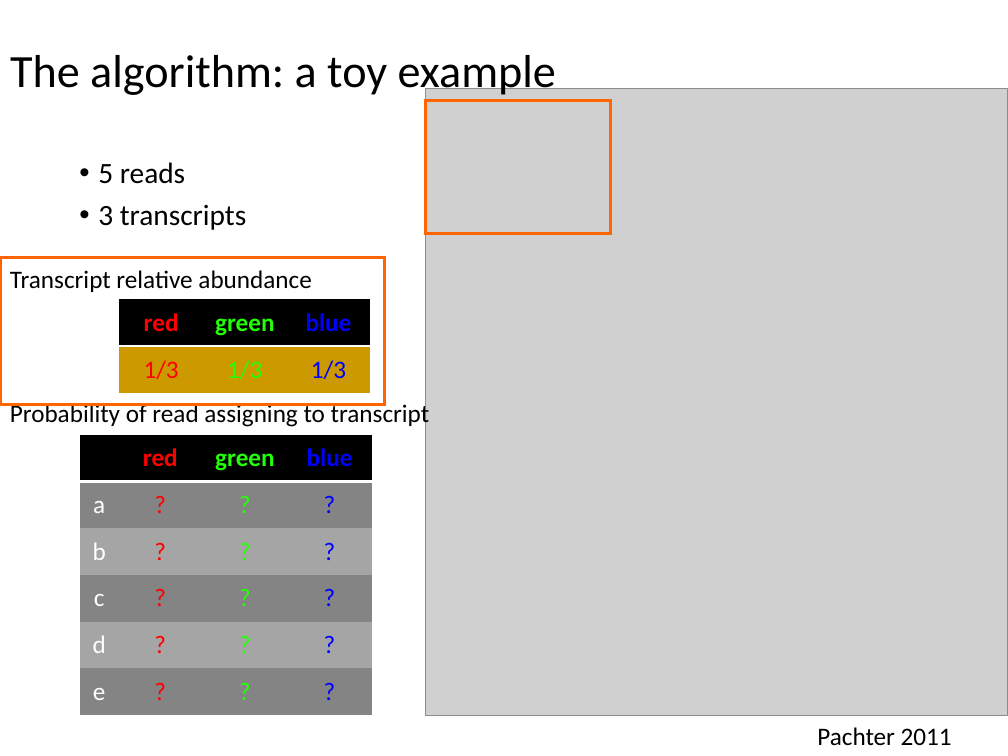
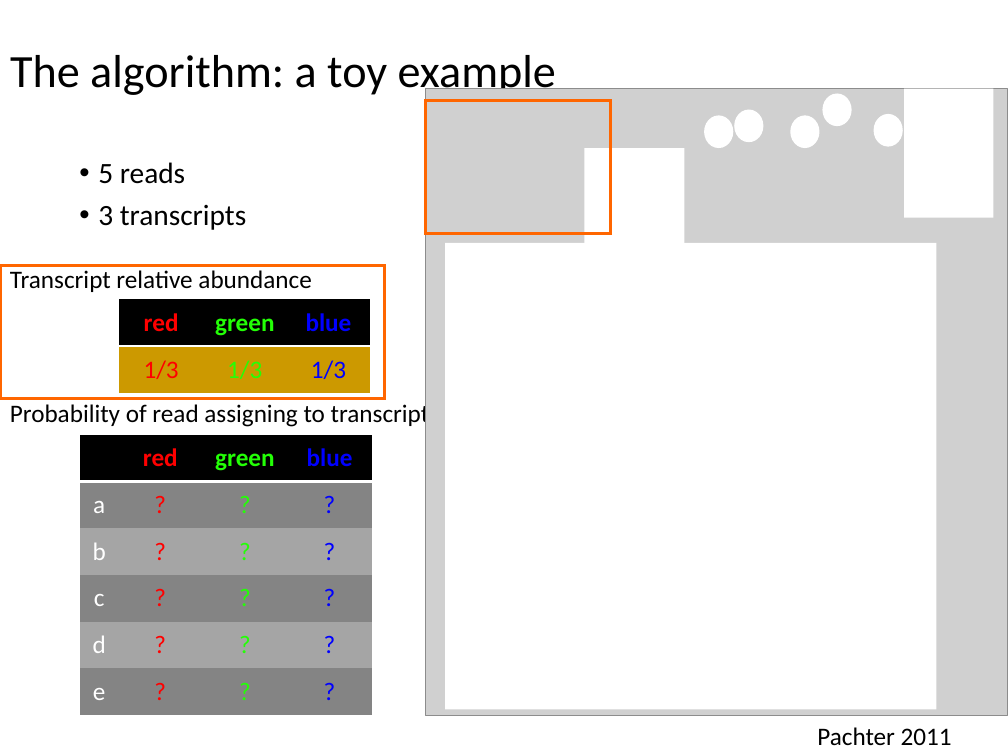
Before and after one commit to Yue-Jiang/achems, a slide deck: slide 7 of rnaseq_workshop.pptx (slide 6 before the commit). Drawn at 1008x756 pixels with LibreOffice and Linux fonts; fonts in the diff are those of the drawing; grey boxes stand for pictures. Boxes give left, top, right and bottom in pixels: in the first picture for what was removed or moved away, otherwise in the second. Text is boxed around its words. In the diff, an @@ line names an element or a change of style, - is before the commit and + after.

```diff
--- a/rnaseq_workshop.pptx
+++ b/rnaseq_workshop.pptx
@@ group added at [446, 89, 993, 710]: 5 ellipses, 3 rectangles @@
@@ rectangle: place and size @@
-rectangle at [0, 257, 384, 405]
+rectangle at [0, 265, 384, 398]
```
Also in this commit, not shown: 4 other slides changed, 3 slides added.
